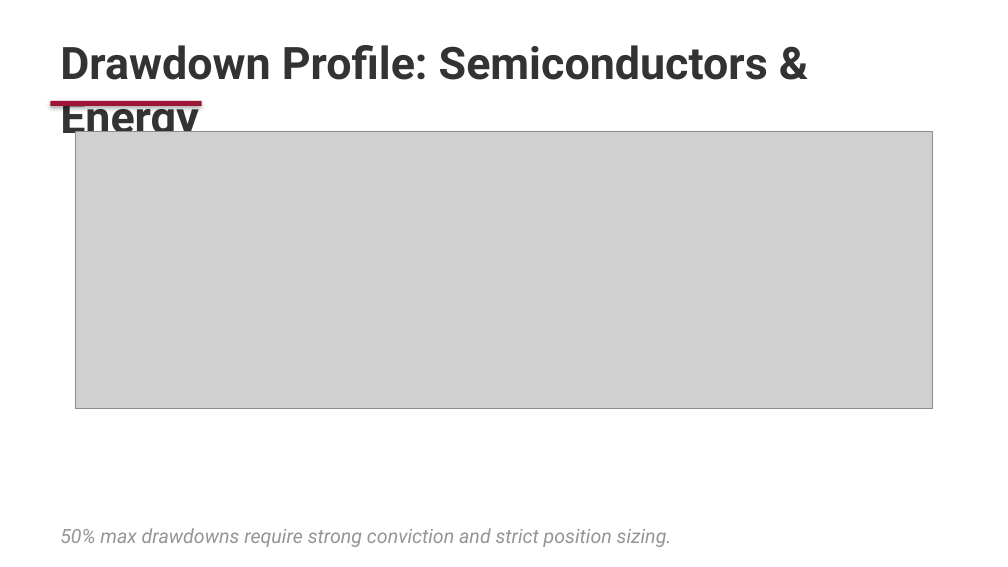
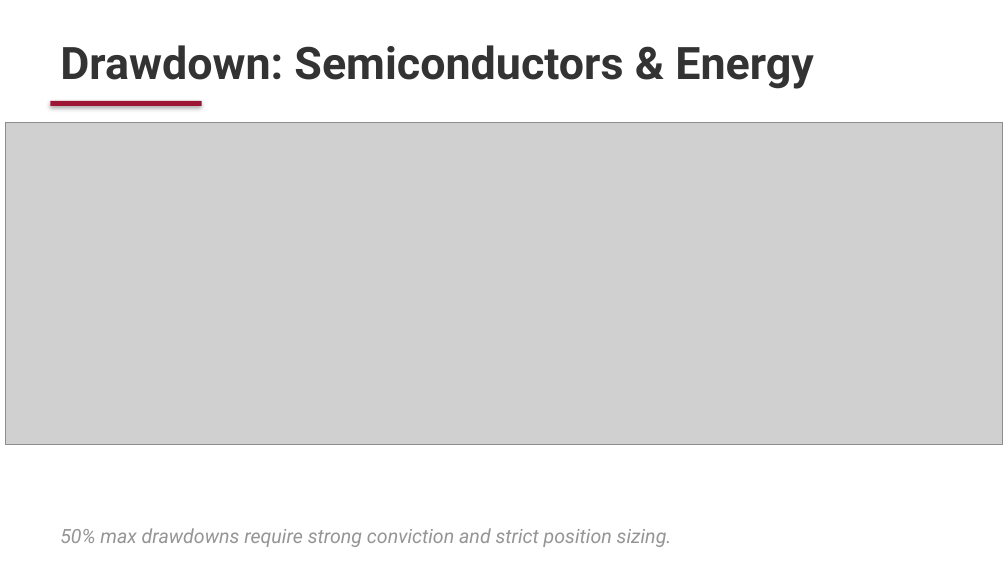
Before and after one commit to Ayan-Mahmood/QuantHFStrat, a slide deck: slide 11 of presentations/v3/FE571_Final_Presentation_v3.pptx. Drawn at 1008x567 pixels with LibreOffice and Linux fonts; fonts in the diff are those of the drawing; grey boxes stand for pictures. Boxes give left, top, right and bottom in pixels: in the first picture for what was removed or moved away, otherwise in the second. Text is boxed around its words. In the diff, an @@ line names an element or a change of style, - is before the commit and + after.

```diff
--- a/presentations/v3/FE571_Final_Presentation_v3.pptx
+++ b/presentations/v3/FE571_Final_Presentation_v3.pptx
@@ text at <box>60,45,814,89</box>: text changed @@
-Drawdown Profile: Semiconductors & Energy
+Drawdown: Semiconductors & Energy
@@ picture: place and size @@
-picture at <box>76,131,932,408</box>
+picture at <box>5,122,1002,445</box>
```
Also in this commit, not shown: 9 other slides changed, 1 other file.
